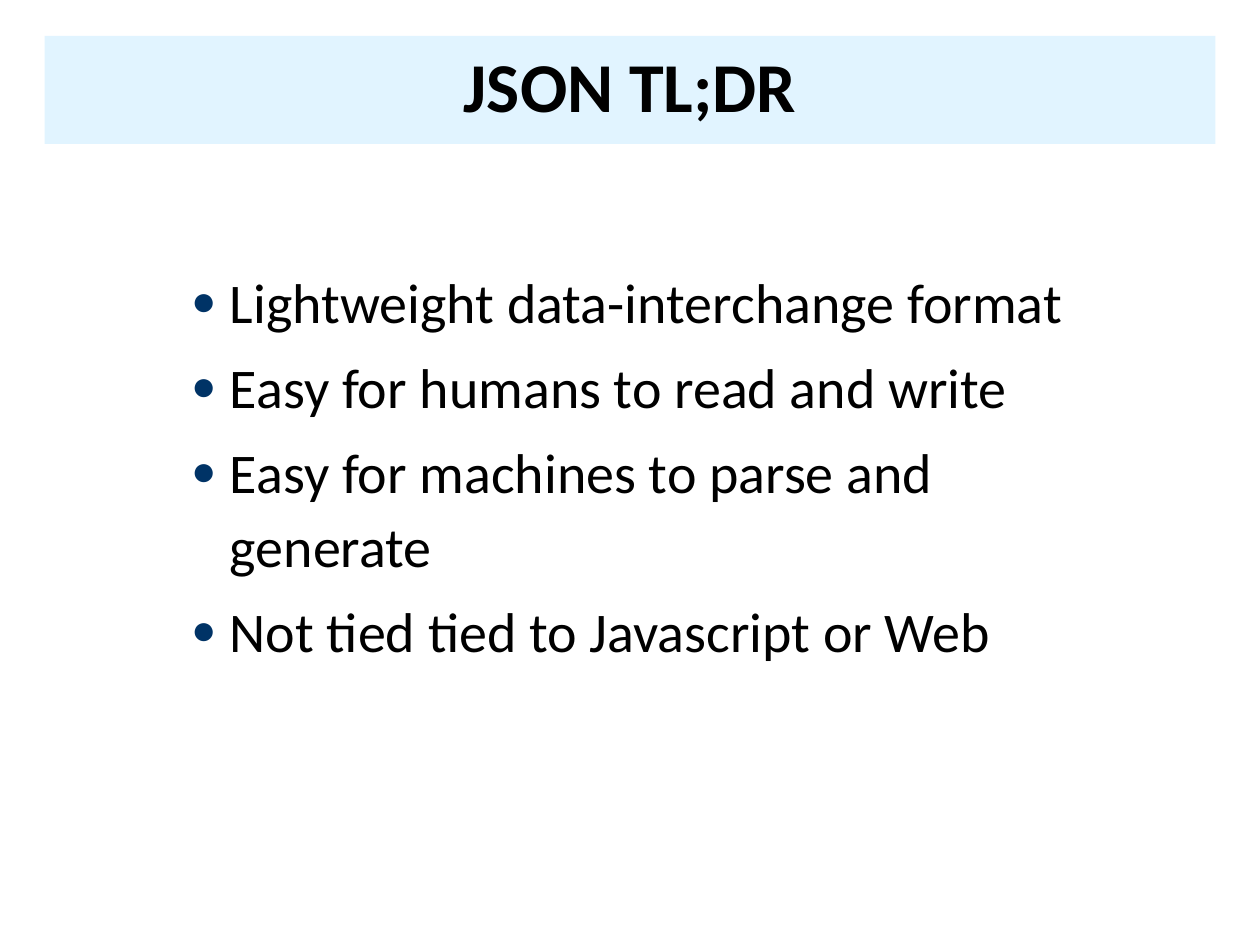
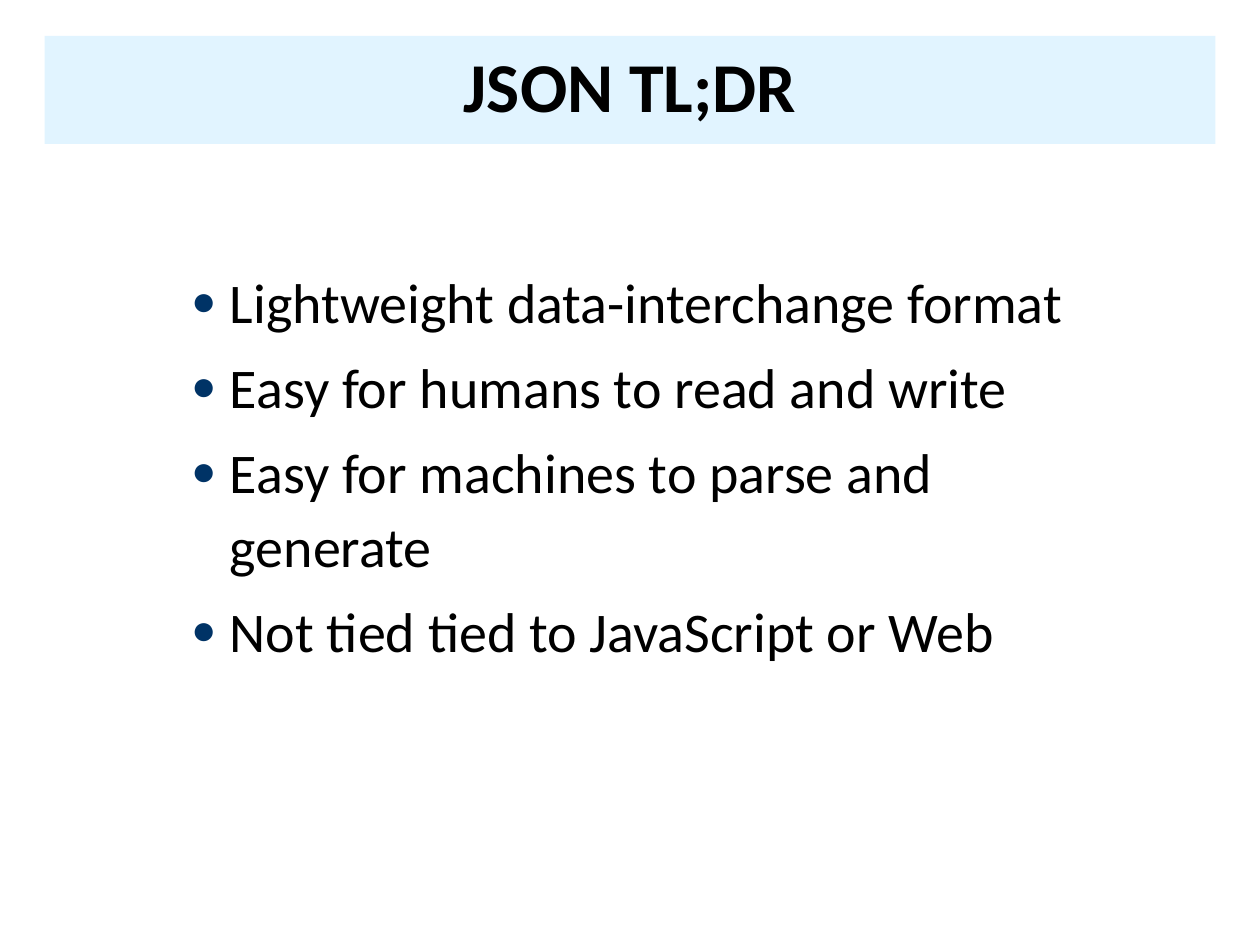
Before and after one commit to UMBC-CMSC-491-691-F19-Knowledge-Graphs/class_material, a slide deck: slide 3 of notes/03_xml/03json.pptx. Drawn at 1260x945 pixels with LibreOffice and Linux fonts; fonts in the diff are those of the drawing. Boxes give left, top, right and bottom in pixels: in the first picture for what was removed or moved away, otherwise in the second. Text is boxed around its words. In the diff, an @@ line names an element or a change of style, - is before the commit and + after.

```diff
--- a/notes/03_xml/03json.pptx
+++ b/notes/03_xml/03json.pptx
@@ text at bbox=[230, 613, 994, 661]: text changed @@
-● Not tied tied to Javascript or Web
+● Not tied tied to JavaScript or Web
```
Also in this commit, not shown: 3 slides added, 3 other files.
